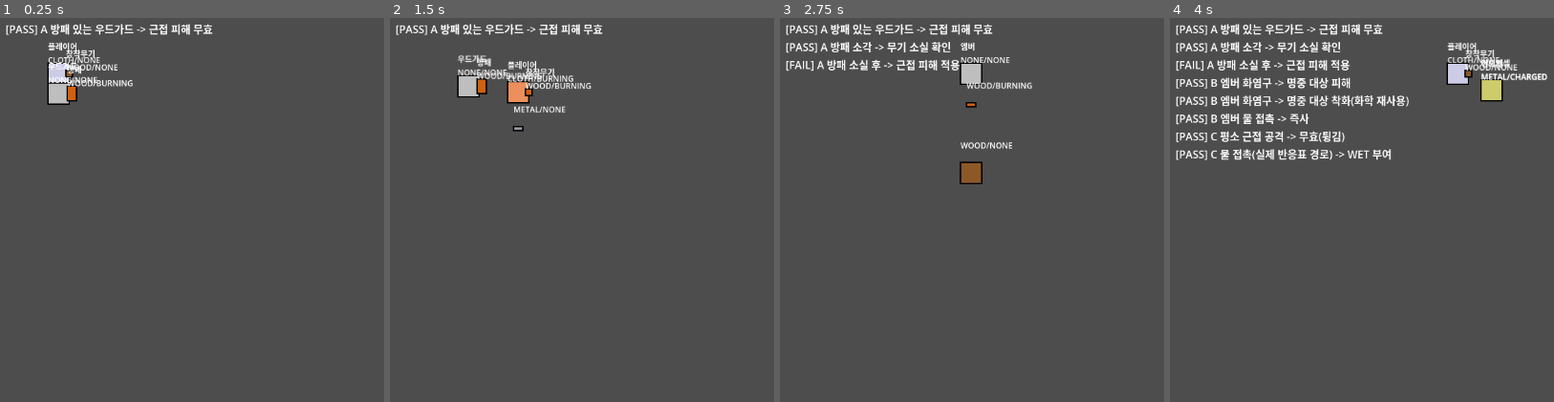
Above: before the commit, frames 1-4 (left to right).
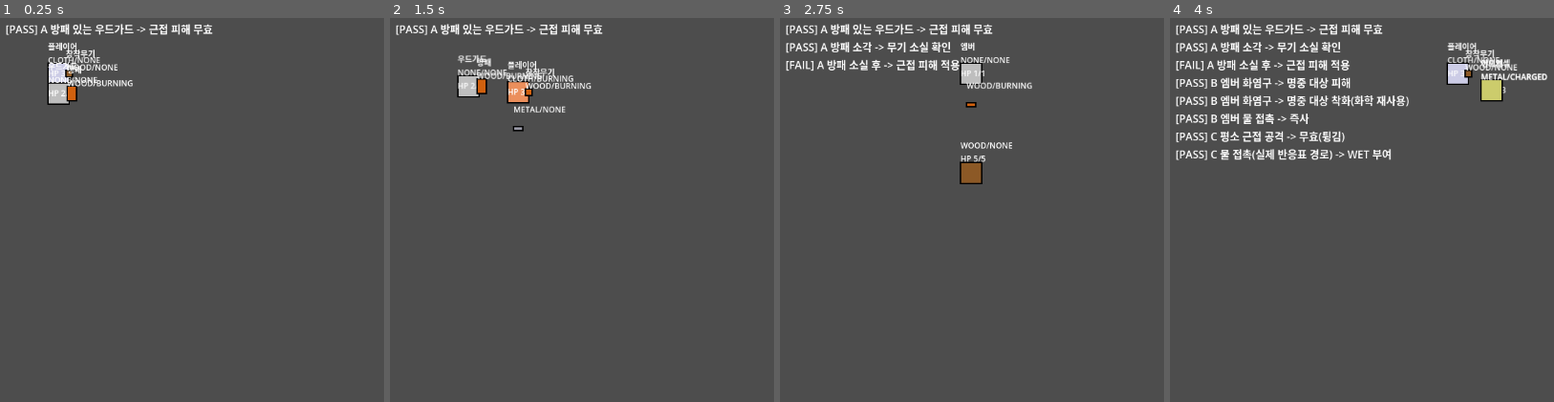
Above: after the commit, the same moments.

Repository: 50seok/ZeldaLike
Game: Godot game, scene res://scenes/m3_monster_test/m3_monster_test.tscn
The game is run twice, just before and just after one commit, with the same random seed, the same clock (stepped at 60 frames per second) and the same inputs. This scene is started directly instead of the project's main scene.
Inputs:
- Up to frame 1 (0.25 s): no input
- Up to frame 2 (1.5 s): tap Enter at 0.5 s; hold Right (ui_right) 0.53-1.28 s; tap Z at 0.6 s; tap Space at 0.77 s; hold Down (ui_down) from 1.28 s (still down); tap X at 1.35 s
- Up to frame 3 (2.75 s): tap Space at 1.52 s; release Down (ui_down) at 2.03 s; hold Right (ui_right) from 2.03 s (still down); tap C at 2.1 s
- Up to frame 4 (4 s): release Right (ui_right) at 2.78 s; hold Up (ui_up) 2.78-3.53 s; tap V at 2.85 s; tap Space at 3.02, 3.77 s; hold Left (ui_left) from 3.53 s (still down); tap Tab at 3.6 s

The runs differ from the first frame. In frame 1, less than 0.1% of the frame differs, in the area x 12-18%, y 13-21%; in frame 2, less than 0.1%; in frame 3, 0.1%, in the area x 47-54%, y 13-38%; in frame 4, less than 0.1%.

Commit message:
feat: 전투 유닛 라벨에 실시간 HP 표시 추가
재질/상태 라벨만 있어서 적이 피해를 입고 있는지 화면에서 확인할 방법이
없었다(실측 지적: "적은 하트가 없으니까 확인을 못하는데?"). take_damage()
시점에 라벨을 갱신해 HP x/y를 같이 보여준다.

Diff:
--- a/project/scripts/combat/combatant.gd
+++ b/project/scripts/combat/combatant.gd
@@ -21,6 +21,7 @@
 		return
 	hearts = max(0.0, hearts - amount)
 	damaged.emit(amount)
+	_update_label()
 	if hearts <= 0.0:
 		perform_drops()
 		_on_destroyed()
@@ -29,3 +30,10 @@
 func _on_destroyed() -> void:
 	died.emit()
 	super._on_destroyed()
+
+
+## 재질/상태 라벨만으로는 적 체력이 화면에 안 보여 피해가 들어가는지 확인할
+## 방법이 없었다(실측 지적: "적은 하트가 없으니까 확인을 못하는데?").
+func _update_label() -> void:
+	super._update_label()
+	_label.text += "\nHP %.0f/%.0f" % [hearts, max_hearts]
